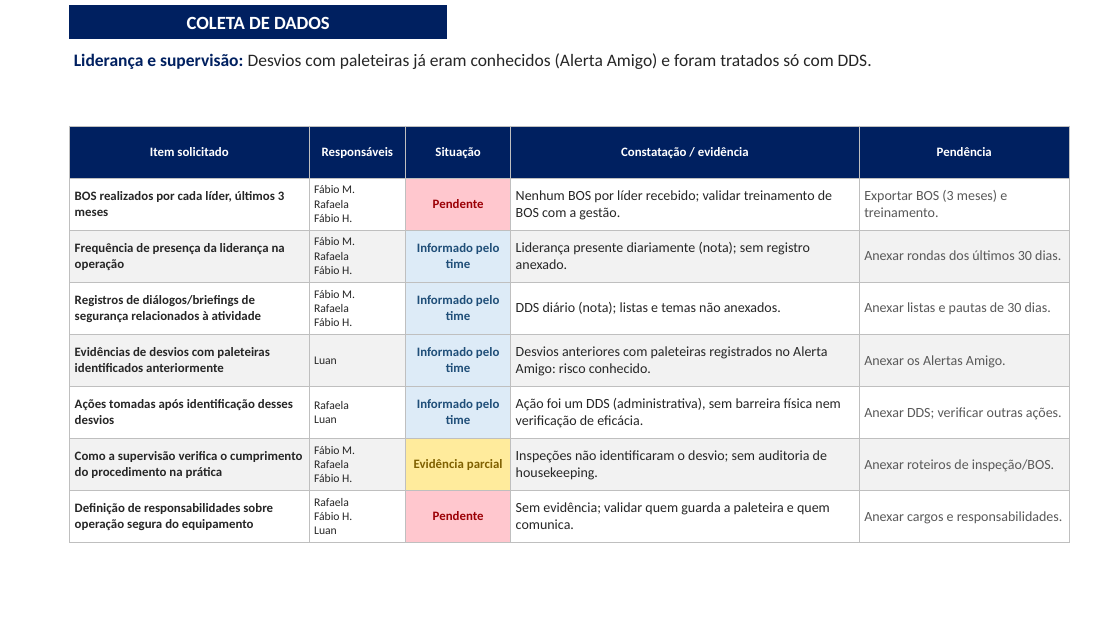
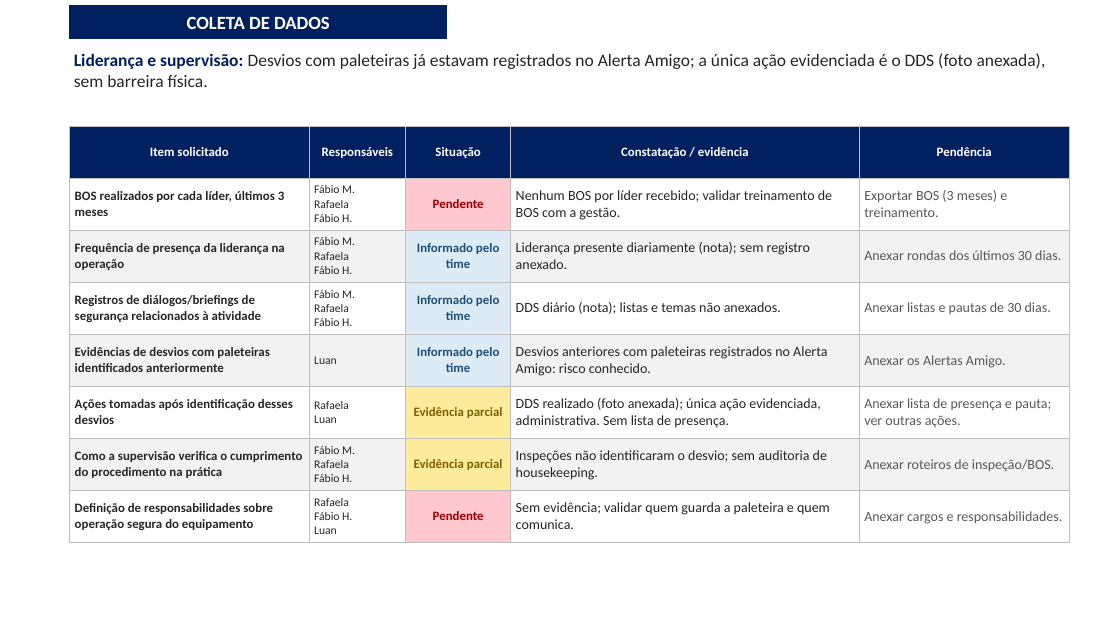
Before and after one commit to luantavarez9/hospital-seguro, a slide deck: slide 10 of entrega_acidente_GRU1/Apresentacao_Ocorrencia_Acidente_GRU_I.pptx. Drawn at 1120x630 pixels with LibreOffice and Linux fonts; fonts in the diff are those of the drawing; background and template pictures are left out. Boxes give left, top, right and bottom in pixels: in the first picture for what was removed or moved away, otherwise in the second. Text is boxed around its words. In the diff, an @@ line names an element or a change of style, - is before the commit and + after.

```diff
--- a/entrega_acidente_GRU1/Apresentacao_Ocorrencia_Acidente_GRU_I.pptx
+++ b/entrega_acidente_GRU1/Apresentacao_Ocorrencia_Acidente_GRU_I.pptx
@@ text at [74,53,1046,87]: text changed @@
-Liderança e supervisão: Desvios com paleteiras já eram conhecidos (Alerta Amigo) e foram tratados só com DDS.
+Liderança e supervisão: Desvios com paleteiras já estavam registrados no Alerta Amigo; a única ação evidenciada é o DDS (foto anexada), sem barreira física.
@@ table at [70,126,1070,543] @@
-row 6: Ações tomadas após identificação desses desvios | Rafaela / Luan | Informado pelo time | Ação foi um DDS (administrativa), sem barreira física nem verificação de eficácia. | Anexar DDS; verificar outras ações.
+row 6: Ações tomadas após identificação desses desvios | Rafaela / Luan | Evidência parcial | DDS realizado (foto anexada); única ação evidenciada, administrativa. Sem lista de presença. | Anexar lista de presença e pauta; ver outras ações.
@@ fill #DDEBF7 to #FFEB9C in row 6, column 3 @@
```
Also in this commit, not shown: 6 other slides changed, 1 slide added, 4 other files.
